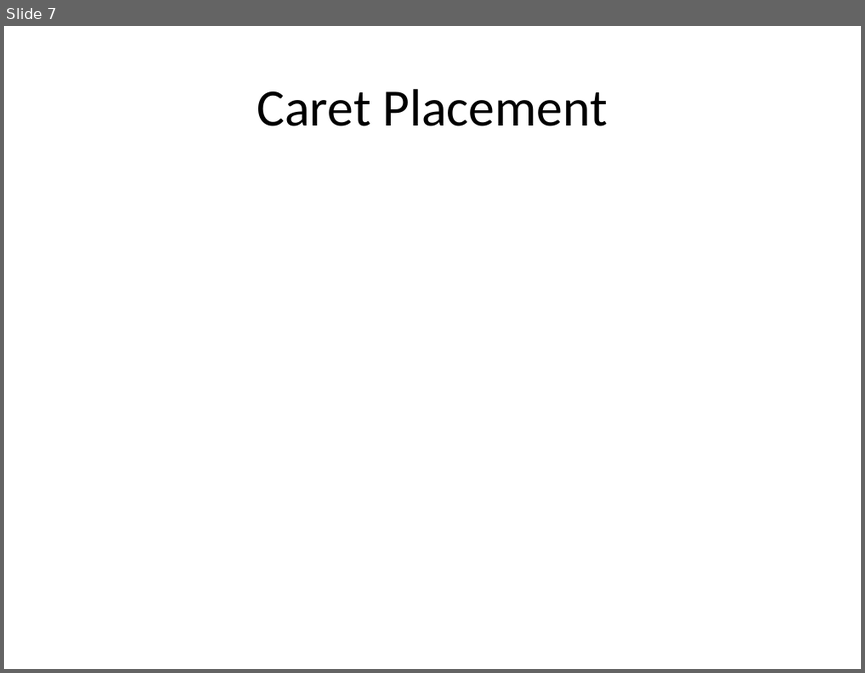
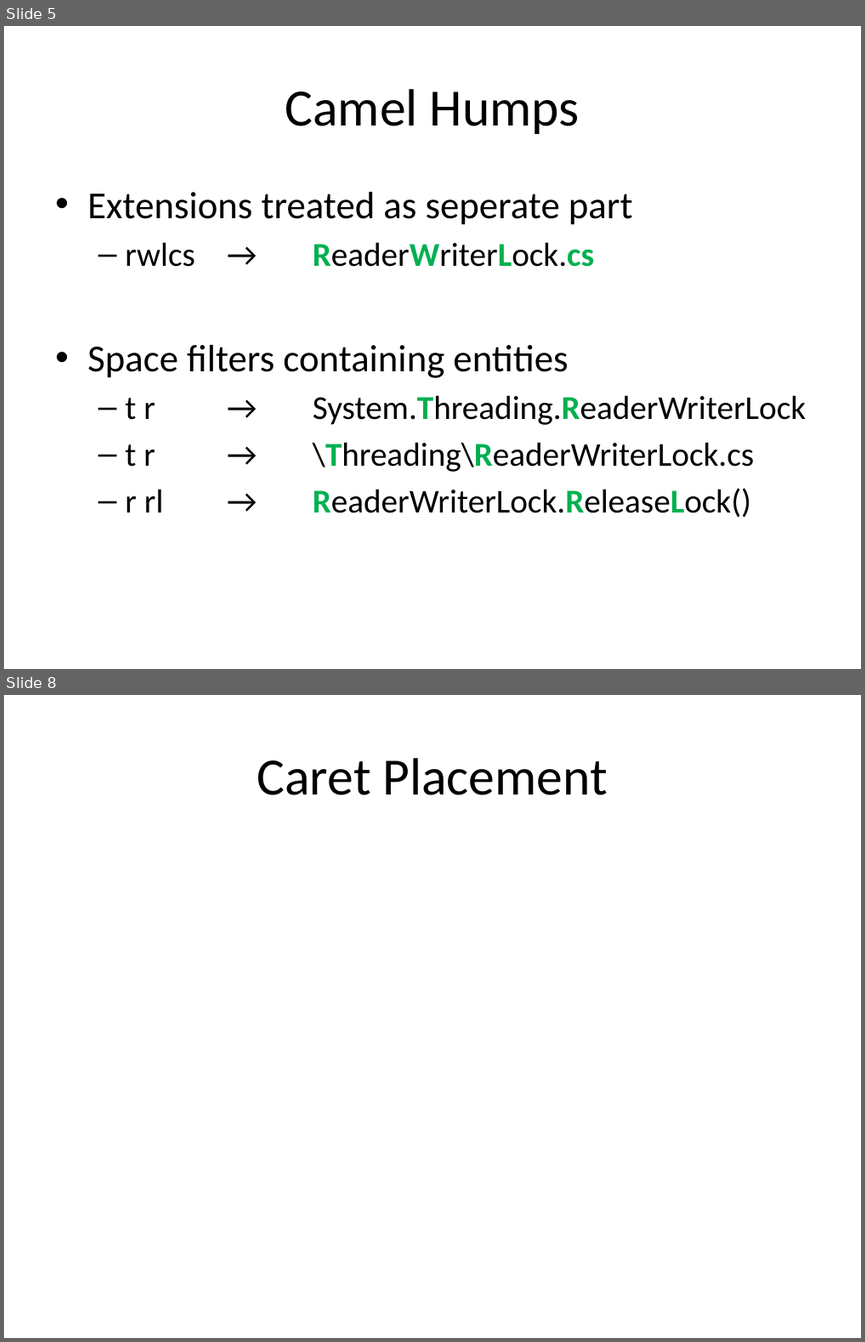
Before and after one commit to rasmuskl/ReSharperCourse, a slide deck: Presentations/2 - Exercises - ReSharper Course.pptx. Shown one above the other, each under a label of ours: slide 7 before the commit, slides 5 and 8 after it; the slides between them are not shown. The pictures are 865x673 and 865x1342 pixels, drawn with LibreOffice and Linux fonts; fonts in the diff are those of the drawing. Boxes give left, top, right and bottom in pixels: in the first picture for what was removed or moved away, otherwise in the second. Text is boxed around its words. In the diff, an @@ line names an element or a change of style, - is before the commit and + after.

```diff
--- a/Presentations/2 - Exercises - ReSharper Course.pptx
+++ b/Presentations/2 - Exercises - ReSharper Course.pptx
@@ slide 5 added at box(4, 26, 861, 669), background #FFFFFF @@
@@ title added at box(285, 89, 579, 134), 44 pt, text #000000 @@
+Camel Humps
@@ text added at box(87, 192, 806, 517), 28 pt, text #000000 @@
+• Extensions treated as seperate part
+  – rwlcs → ReaderWriterLock.cs
+• Space filters containing entities
+  – t r → System.Threading.ReaderWriterLock
+  – t r → \Threading\ReaderWriterLock.cs
+  – r rl → ReaderWriterLock.ReleaseLock()
@@ what was slide 7 is now slide 8 @@
```
Also in this commit, not shown: 2 slides changed, 4 other slides added, 4 slides removed, 2 other files.
